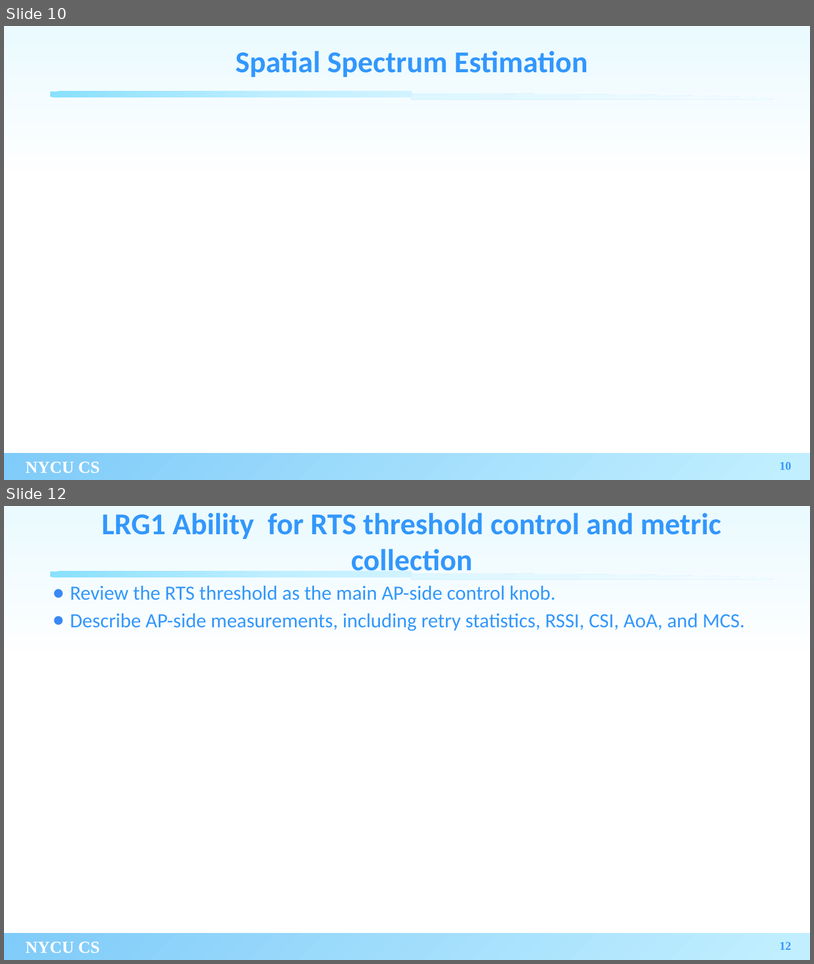
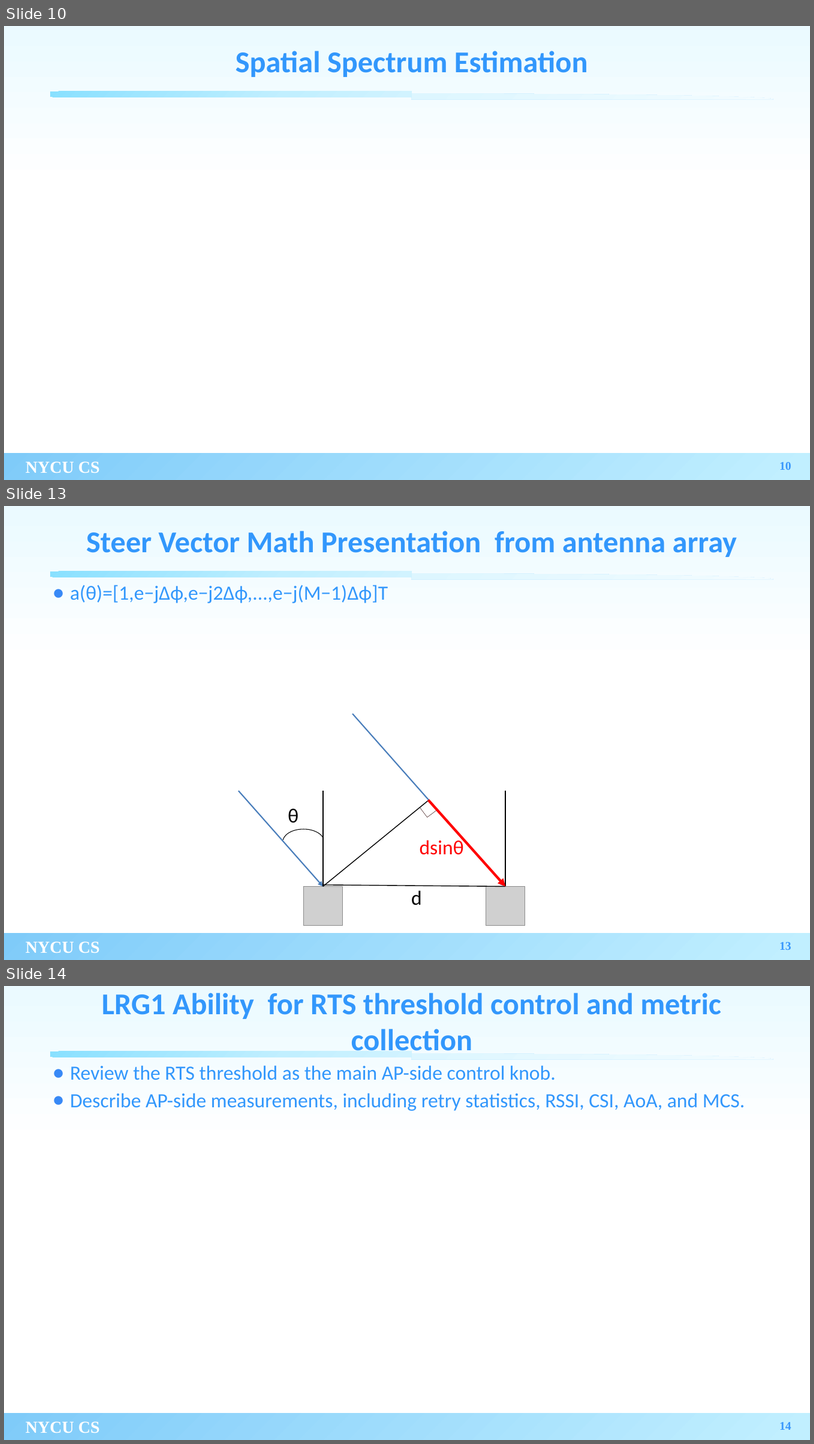
Before and after one commit to xoxonut/thesis, a slide deck: thesis_filled.pptx. Shown one above the other, each under a label of ours: slides 10 and 12 before the commit, slides 10, 13 and 14 after it; the slides between them are not shown. The pictures are 814x964 and 814x1444 pixels, drawn with LibreOffice and Linux fonts; fonts in the diff are those of the drawing; grey boxes stand for pictures; background and template pictures are left out. Boxes give left, top, right and bottom in pixels: in the first picture for what was removed or moved away, otherwise in the second. Text is boxed around its words. In the diff, an @@ line names an element or a change of style, - is before the commit and + after.

Commit message:
add picture of steering vector

```diff
--- a/thesis_filled.pptx
+++ b/thesis_filled.pptx
@@ slide 13 added at (4, 506, 810, 960), background gradient #EBFAFF to #FFFFFF; not listed: 4 template elements that a slide beside it also shows @@
@@ title added at (86, 531, 737, 557), 36 pt, text #3297FC, bold @@
+Steer Vector Math Presentation from antenna array
@@ text added at (70, 585, 388, 603), 24 pt, text #3297FC @@
+● a(θ)=[1,e−jΔϕ,e−j2Δϕ,...,e−j(M−1)Δϕ]T
@@ group added at (239, 714, 525, 925): 4 lines, 3 texts, 3 arrows, 2 pictures, 1 corner @@
+d
+dsinθ
+θ
@@ arc (boxed as its full ellipse) added at (283, 829, 324, 855), outline #000000 0.75 pt @@
@@ page number added at (780, 942, 792, 949), 14 pt, text #3897FC, bold @@
+13
@@ what was slide 12 is now slide 14 @@
@@ page number at (780, 1422, 792, 1429): text changed @@
-12
+14
```
Also in this commit, not shown: 2 slides changed, 1 other slide added.
